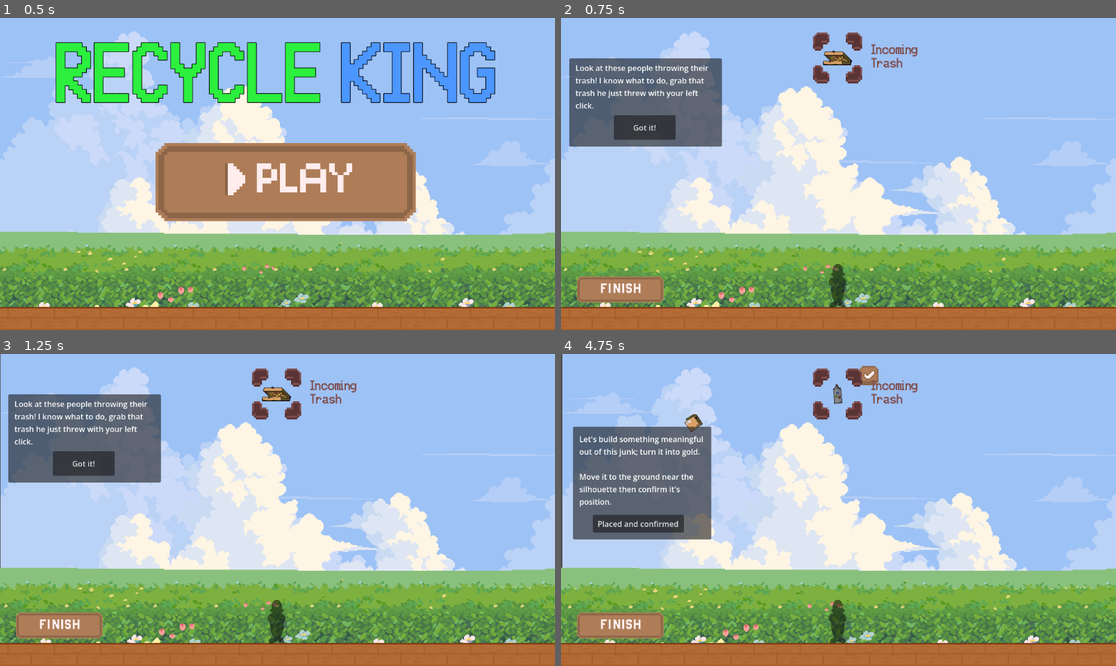
Above: before the commit, frames 1-4 (two rows, left to right).
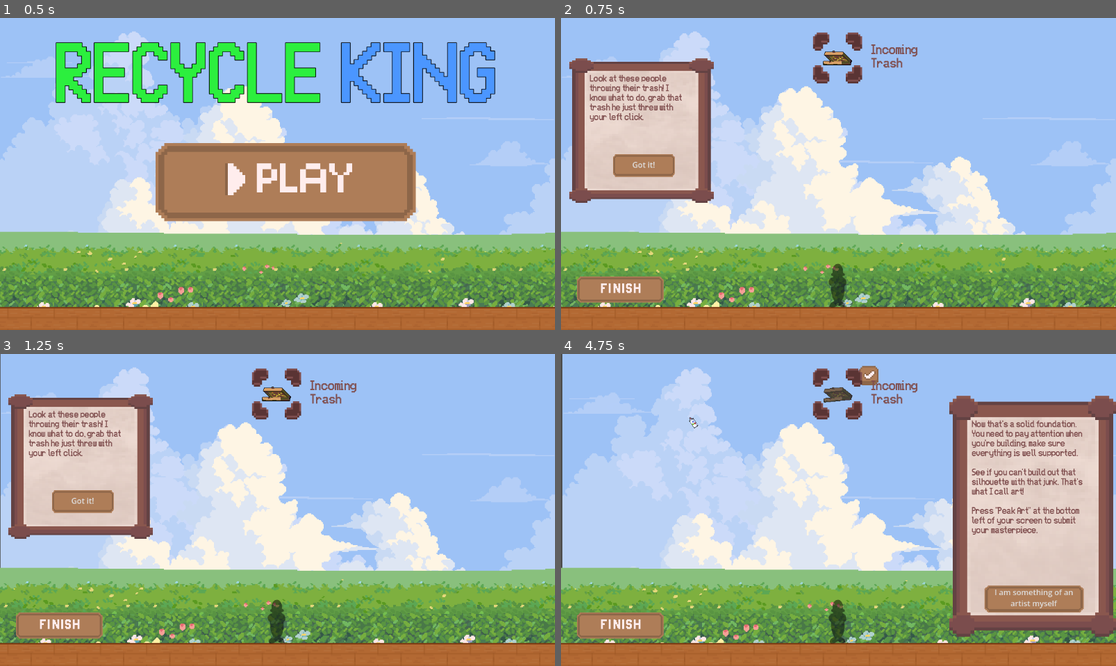
Above: after the commit, the same moments.

Repository: funkymonkeysgames/lame-jam-59
Game: Godot game, scene res://Scenes/main.tscn
The game is run twice, just before and just after one commit, with the same random seed, the same clock (stepped at 60 frames per second) and the same inputs.
Inputs (mouse positions are in pixels of both pictures, inside the frame that each line leads up to):
- Up to frame 1 (0.5 s): no input
- Up to frame 2 (0.75 s): click (844, 183) at 0.5 s
- Up to frame 3 (1.25 s): no input
- Up to frame 4 (4.75 s): click (627, 634) at 1.25 s; click "Replay" at 2 s; click "Got it!" at 2.75 s; click (838, 394) at 3.5 s; click (866, 375) at 4.25 s

Frame 1 is identical in both runs. In frame 2, 12% of the frame differs, in the area x 1-30%, y 12-60%; in frame 3, 12%; in frame 4, 31%, in the area x 2-100%, y 9-91%.
Error before the commit: Invalid access to property or key 'neighbour_area2d' on a base object of type 'previously freed'. (res://Scripts/neighbour_manager.gd:21)

Commit message:
gave all the tutorials and buttons assets

Diff:
--- a/Scenes/Silhouettes/silhouette_manager.tscn
+++ b/Scenes/Silhouettes/silhouette_manager.tscn
@@ -9,6 +9,47 @@
 [ext_resource type="Texture2D" uid="uid://b12salwy8pjxr" path="res://Assets/Silhouettes/house_silhouette.png" id="5_gl57l"]
 [ext_resource type="Texture2D" uid="uid://dahx266hya6bt" path="res://Assets/Silhouettes/beer_silhouette.png" id="6_os4f3"]
 [ext_resource type="Texture2D" uid="uid://cj6te712tgfdw" path="res://Assets/Silhouettes/window_silhouette.png" id="7_xsx78"]
+[ext_resource type="FontFile" uid="uid://djne8hhwxuugs" path="res://Assets/Fonts/easvhs.ttf" id="10_gl57l"]
+[ext_resource type="Texture2D" uid="uid://bjtulqs5l3hv0" path="res://Assets/UI/panel.png" id="11_os4f3"]
+[ext_resource type="Texture2D" uid="uid://c6juk127tfs54" path="res://Assets/UI/blank_button.png" id="11_xsx78"]
+
+[sub_resource type="StyleBoxFlat" id="StyleBoxFlat_xsx78"]
+bg_color = Color(0.41960785, 0.6156863, 0.83137256, 0)
+
+[sub_resource type="LabelSettings" id="LabelSettings_cwr3e"]
+font = ExtResource("10_gl57l")
+font_size = 24
+font_color = Color(0.5019608, 0.30980393, 0.30980393, 1)
+
+[sub_resource type="StyleBoxFlat" id="StyleBoxFlat_os4f3"]
+bg_color = Color(0.6, 0.6, 0.6, 0)
+
+[sub_resource type="StyleBoxFlat" id="StyleBoxFlat_cwr3e"]
+bg_color = Color(0.6, 0.6, 0.6, 0)
+
+[sub_resource type="StyleBoxFlat" id="StyleBoxFlat_3smjs"]
+bg_color = Color(0.6, 0.6, 0.6, 0)
+
+[sub_resource type="StyleBoxFlat" id="StyleBoxFlat_t5x7x"]
+bg_color = Color(0.6, 0.6, 0.6, 0)
+
+[sub_resource type="StyleBoxFlat" id="StyleBoxFlat_pxtxo"]
+bg_color = Color(0.6, 0.6, 0.6, 0)
+
+[sub_resource type="StyleBoxFlat" id="StyleBoxFlat_uue17"]
+bg_color = Color(0.6, 0.6, 0.6, 0)
+
+[sub_resource type="StyleBoxFlat" id="StyleBoxFlat_rcmxv"]
+bg_color = Color(0.6, 0.6, 0.6, 0)
+
+[sub_resource type="StyleBoxFlat" id="StyleBoxFlat_1jqmh"]
+bg_color = Color(0.6, 0.6, 0.6, 0)
+
+[sub_resource type="StyleBoxFlat" id="StyleBoxFlat_ya860"]
+bg_color = Color(0.6, 0.6, 0.6, 0)
+
+[sub_resource type="StyleBoxFlat" id="StyleBoxFlat_p8nxw"]
+bg_color = Color(0.6, 0.6, 0.6, 0)
 
 [node name="SilhouetteManager" type="Control" unique_id=459499342 node_paths=PackedStringArray("ray", "level_pass_panel", "levels")]
 layout_mode = 3
@@ -227,30 +268,81 @@
 offset_top = 36.0
 offset_right = 375.0
 offset_bottom = 370.0
+theme_override_styles/panel = SubResource("StyleBoxFlat_xsx78")
 
 [node name="Label" type="Label" parent="Panel" unique_id=309646770]
 layout_mode = 0
-offset_left = 20.0
-offset_top = 103.0
-offset_right = 322.0
-offset_bottom = 126.0
-text = "Nice job! How to you want to continue?"
+offset_left = 46.0
+offset_top = 54.0
+offset_right = 296.0
+offset_bottom = 135.0
+text = "Nice job!
+How do you want
+to continue?"
+label_settings = SubResource("LabelSettings_cwr3e")
+autowrap_mode = 3
 
 [node name="Replay" type="Button" parent="Panel" unique_id=366359040]
-layout_mode = 0
-offset_left = 35.0
+z_index = 1
+layout_mode = 0
+offset_left = 46.0
 offset_top = 206.0
-offset_right = 151.0
+offset_right = 162.0
 offset_bottom = 265.0
+theme_override_styles/normal = SubResource("StyleBoxFlat_os4f3")
+theme_override_styles/pressed = SubResource("StyleBoxFlat_cwr3e")
+theme_override_styles/hover = SubResource("StyleBoxFlat_3smjs")
+theme_override_styles/disabled = SubResource("StyleBoxFlat_t5x7x")
+theme_override_styles/focus = SubResource("StyleBoxFlat_pxtxo")
 text = "Replay"
 
+[node name="TextureRect" type="TextureRect" parent="Panel/Replay" unique_id=1185921300]
+z_index = -1
+texture_filter = 1
+layout_mode = 1
+anchors_preset = 15
+anchor_right = 1.0
+anchor_bottom = 1.0
+grow_horizontal = 2
+grow_vertical = 2
+texture = ExtResource("11_xsx78")
+
 [node name="Next level" type="Button" parent="Panel" unique_id=212482778]
-layout_mode = 0
-offset_left = 194.0
+z_index = 1
+layout_mode = 0
+offset_left = 185.0
 offset_top = 206.0
-offset_right = 310.0
+offset_right = 301.0
 offset_bottom = 265.0
+theme_override_styles/normal = SubResource("StyleBoxFlat_uue17")
+theme_override_styles/pressed = SubResource("StyleBoxFlat_rcmxv")
+theme_override_styles/hover = SubResource("StyleBoxFlat_1jqmh")
+theme_override_styles/disabled = SubResource("StyleBoxFlat_ya860")
+theme_override_styles/focus = SubResource("StyleBoxFlat_p8nxw")
 text = "Next Level"
+
+[node name="TextureRect" type="TextureRect" parent="Panel/Next level" unique_id=1349189149]
+z_index = -1
+texture_filter = 1
+layout_mode = 1
+anchors_preset = 15
+anchor_right = 1.0
+anchor_bottom = 1.0
+grow_horizontal = 2
+grow_vertical = 2
+texture = ExtResource("11_xsx78")
+
+[node name="TextureRect" type="TextureRect" parent="Panel" unique_id=77522525]
+z_index = -1
+texture_filter = 1
+layout_mode = 0
+offset_left = -1.0
+offset_right = 346.0
+offset_bottom = 420.0
+focus_behavior_recursive = 1
+mouse_filter = 2
+mouse_behavior_recursive = 2
+texture = ExtResource("11_os4f3")
 
 [connection signal="button_down" from="Panel/Replay" to="." method="_on_replay_button_down"]
 [connection signal="button_down" from="Panel/Next level" to="." method="_on_next_level_button_down"]
--- a/Scenes/main.tscn
+++ b/Scenes/main.tscn
@@ -29,6 +29,7 @@
 [ext_resource type="AudioStream" uid="uid://b7tfn84cvu1ex" path="res://Assets/sfx/contact.wav" id="22_u50mg"]
 [ext_resource type="AudioStream" uid="uid://dx1ol6uci5e2y" path="res://Assets/sfx/click.wav" id="23_gt3je"]
 [ext_resource type="Texture2D" uid="uid://cd4s4py3b1hv7" path="res://Assets/UI/finish_button.png" id="24_hpc6h"]
+[ext_resource type="Texture2D" uid="uid://c6juk127tfs54" path="res://Assets/UI/blank_button.png" id="24_kltya"]
 [ext_resource type="Texture2D" uid="uid://cvpgkqmf4tj8x" path="res://Assets/UI/finish_button_pressed.png" id="25_kltya"]
 [ext_resource type="AudioStream" uid="uid://dpm03a74rjqpt" path="res://Assets/sfx/whoosh.wav" id="25_u50mg"]
 
@@ -270,6 +271,94 @@
 font_size = 24
 font_color = Color(0.5019608, 0.30980393, 0.30980393, 1)
 
+[sub_resource type="StyleBoxFlat" id="StyleBoxFlat_e08e2"]
+bg_color = Color(0.6, 0.6, 0.6, 0)
+
+[sub_resource type="LabelSettings" id="LabelSettings_neg2b"]
+font = ExtResource("16_k12tt")
+font_color = Color(0.5019608, 0.30980393, 0.30980393, 1)
+
+[sub_resource type="StyleBoxFlat" id="StyleBoxFlat_kltya"]
+bg_color = Color(0.6, 0.6, 0.6, 0)
+
+[sub_resource type="StyleBoxFlat" id="StyleBoxFlat_neg2b"]
+bg_color = Color(0.6, 0.6, 0.6, 0)
+
+[sub_resource type="StyleBoxFlat" id="StyleBoxFlat_r33sp"]
+bg_color = Color(0.6, 0.6, 0.6, 0)
+
+[sub_resource type="StyleBoxFlat" id="StyleBoxFlat_hdf80"]
+bg_color = Color(0.6, 0.6, 0.6, 0)
+
+[sub_resource type="StyleBoxFlat" id="StyleBoxFlat_jwpg7"]
+bg_color = Color(0.6, 0.6, 0.6, 0)
+
+[sub_resource type="StyleBoxFlat" id="StyleBoxFlat_k2e45"]
+bg_color = Color(0.6, 0.6, 0.6, 0)
+
+[sub_resource type="LabelSettings" id="LabelSettings_536cc"]
+font = ExtResource("16_k12tt")
+font_color = Color(0.5019608, 0.30980393, 0.30980393, 1)
+
+[sub_resource type="StyleBoxFlat" id="StyleBoxFlat_aqgau"]
+bg_color = Color(0.6, 0.6, 0.6, 0)
+
+[sub_resource type="StyleBoxFlat" id="StyleBoxFlat_8cuat"]
+bg_color = Color(0.6, 0.6, 0.6, 0)
+
+[sub_resource type="StyleBoxFlat" id="StyleBoxFlat_o1aky"]
+bg_color = Color(0.6, 0.6, 0.6, 0)
+
+[sub_resource type="StyleBoxFlat" id="StyleBoxFlat_kwxat"]
+bg_color = Color(0.6, 0.6, 0.6, 0)
+
+[sub_resource type="StyleBoxFlat" id="StyleBoxFlat_aa8k8"]
+bg_color = Color(0.6, 0.6, 0.6, 0)
+
+[sub_resource type="StyleBoxFlat" id="StyleBoxFlat_536cc"]
+bg_color = Color(0.6, 0.6, 0.6, 0)
+
+[sub_resource type="LabelSettings" id="LabelSettings_aqgau"]
+font = ExtResource("16_k12tt")
+font_color = Color(0.5019608, 0.30980393, 0.30980393, 1)
+
+[sub_resource type="StyleBoxFlat" id="StyleBoxFlat_kqrg6"]
+bg_color = Color(0.6, 0.6, 0.6, 0)
+
+[sub_resource type="StyleBoxFlat" id="StyleBoxFlat_nwwfm"]
+bg_color = Color(0.6, 0.6, 0.6, 0)
+
+[sub_resource type="StyleBoxFlat" id="StyleBoxFlat_s8vy0"]
+bg_color = Color(0.6, 0.6, 0.6, 0)
+
+[sub_resource type="StyleBoxFlat" id="StyleBoxFlat_jut3y"]
+bg_color = Color(0.6, 0.6, 0.6, 0)
+
+[sub_resource type="StyleBoxFlat" id="StyleBoxFlat_v2nl5"]
+bg_color = Color(0.6, 0.6, 0.6, 0)
+
+[sub_resource type="StyleBoxFlat" id="StyleBoxFlat_dmskm"]
+bg_color = Color(0.6, 0.6, 0.6, 0)
+
+[sub_resource type="LabelSettings" id="LabelSettings_kltya"]
+font = ExtResource("16_k12tt")
+font_color = Color(0.5019608, 0.30980393, 0.30980393, 1)
+
+[sub_resource type="StyleBoxFlat" id="StyleBoxFlat_xdkp6"]
+bg_color = Color(0.6, 0.6, 0.6, 0)
+
+[sub_resource type="StyleBoxFlat" id="StyleBoxFlat_54nrm"]
+bg_color = Color(0.6, 0.6, 0.6, 0)
+
+[sub_resource type="StyleBoxFlat" id="StyleBoxFlat_55jeb"]
+bg_color = Color(0.6, 0.6, 0.6, 0)
+
+[sub_resource type="StyleBoxFlat" id="StyleBoxFlat_gsvbx"]
+bg_color = Color(0.6, 0.6, 0.6, 0)
+
+[sub_resource type="StyleBoxFlat" id="StyleBoxFlat_bv80c"]
+bg_color = Color(0.6, 0.6, 0.6, 0)
+
 [node name="Main" type="Node" unique_id=1760907832 node_paths=PackedStringArray("title_screen", "floor", "background", "music_player", "ui2", "silhouettemanager", "tetris_spawner", "objects_list", "button", "sfx", "tutorial_ui")]
 script = ExtResource("1_cbgmd")
 title_screen = NodePath("title_screen")
@@ -479,7 +568,6 @@
 objects_list = NodePath("../ObjectsList")
 
 [node name="ObjectsList" type="Node2D" parent="." unique_id=153524465 node_paths=PackedStringArray("audio_streams")]
-visible = false
 script = ExtResource("18_ee4r6")
 audio_streams = NodePath("../SFX")
 
@@ -499,24 +587,53 @@
 offset_right = 334.0
 offset_bottom = 267.0
 mouse_filter = 1
+theme_override_styles/panel = SubResource("StyleBoxFlat_e08e2")
 script = ExtResource("4_1w6v2")
 
 [node name="Label" type="Label" parent="Tutorial UI/Tutorial1" unique_id=581813512]
 layout_mode = 0
-offset_left = 13.0
-offset_top = 8.0
-offset_right = 302.0
-offset_bottom = 109.0
+offset_left = 43.0
+offset_top = 34.0
+offset_right = 243.0
+offset_bottom = 234.0
 text = "Look at these people throwing their trash! I know what to do, grab that trash he just threw with your left click."
-autowrap_mode = 2
+label_settings = SubResource("LabelSettings_neg2b")
+autowrap_mode = 3
 
 [node name="Button" type="Button" parent="Tutorial UI/Tutorial1" unique_id=1417611089]
-layout_mode = 0
-offset_left = 93.0
-offset_top = 118.0
-offset_right = 221.0
-offset_bottom = 169.0
+z_index = 1
+layout_mode = 0
+offset_left = 91.0
+offset_top = 195.0
+offset_right = 219.0
+offset_bottom = 246.0
+theme_override_styles/normal = SubResource("StyleBoxFlat_kltya")
+theme_override_styles/pressed = SubResource("StyleBoxFlat_neg2b")
+theme_override_styles/hover = SubResource("StyleBoxFlat_r33sp")
+theme_override_styles/disabled = SubResource("StyleBoxFlat_hdf80")
+theme_override_styles/focus = SubResource("StyleBoxFlat_jwpg7")
 text = "Got it!"
+
+[node name="TextureRect" type="TextureRect" parent="Tutorial UI/Tutorial1/Button" unique_id=2068550735]
+z_index = -1
+texture_filter = 1
+layout_mode = 1
+anchors_preset = 15
+anchor_right = 1.0
+anchor_bottom = 1.0
+grow_horizontal = 2
+grow_vertical = 2
+texture = ExtResource("24_kltya")
+
+[node name="TextureRect" type="TextureRect" parent="Tutorial UI/Tutorial1" unique_id=972774332]
+z_index = -1
+texture_filter = 1
+layout_mode = 0
+offset_right = 300.0
+offset_bottom = 300.0
+focus_behavior_recursive = 1
+mouse_filter = 2
+texture = ExtResource("14_jkdf5")
 
 [node name="Tutorial2" type="Panel" parent="Tutorial UI" unique_id=278454176]
 visible = false
@@ -525,86 +642,177 @@
 offset_top = 151.0
 offset_right = 312.0
 offset_bottom = 385.0
+theme_override_styles/panel = SubResource("StyleBoxFlat_k2e45")
 script = ExtResource("4_1w6v2")
 
 [node name="Label" type="Label" parent="Tutorial UI/Tutorial2" unique_id=981174207]
 layout_mode = 0
-offset_left = 13.0
-offset_top = 14.0
-offset_right = 281.0
-offset_bottom = 141.0
+offset_left = 47.0
+offset_top = 35.0
+offset_right = 297.0
+offset_bottom = 173.0
 text = "Let's build something meaningful out of this junk; turn it into gold.
 
 Move it to the ground near the silhouette then confirm it's position."
-autowrap_mode = 2
+label_settings = SubResource("LabelSettings_536cc")
+autowrap_mode = 3
 
 [node name="Button" type="Button" parent="Tutorial UI/Tutorial2" unique_id=2079852270]
+z_index = 1
 layout_mode = 0
 offset_left = 41.0
 offset_top = 183.0
 offset_right = 230.0
 offset_bottom = 220.0
+theme_override_styles/normal = SubResource("StyleBoxFlat_aqgau")
+theme_override_styles/pressed = SubResource("StyleBoxFlat_8cuat")
+theme_override_styles/hover = SubResource("StyleBoxFlat_o1aky")
+theme_override_styles/disabled = SubResource("StyleBoxFlat_kwxat")
+theme_override_styles/focus = SubResource("StyleBoxFlat_aa8k8")
 text = "Placed and confirmed"
 
+[node name="TextureRect" type="TextureRect" parent="Tutorial UI/Tutorial2/Button" unique_id=637312747]
+z_index = -1
+texture_filter = 1
+layout_mode = 1
+anchors_preset = 15
+anchor_right = 1.0
+anchor_bottom = 1.0
+grow_horizontal = 2
+grow_vertical = 2
+texture = ExtResource("24_kltya")
+
+[node name="TextureRect" type="TextureRect" parent="Tutorial UI/Tutorial2" unique_id=2087599444]
+z_index = -1
+texture_filter = 1
+layout_mode = 0
+offset_right = 347.0
+offset_bottom = 300.0
+focus_behavior_recursive = 1
+mouse_filter = 2
+texture = ExtResource("14_jkdf5")
+
 [node name="Tutorial3" type="Panel" parent="Tutorial UI" unique_id=2081726444]
 visible = false
 layout_mode = 0
-offset_left = 868.0
-offset_top = 89.0
-offset_right = 1142.0
-offset_bottom = 580.0
+offset_left = 806.0
+offset_top = 87.0
+offset_right = 1080.0
+offset_bottom = 578.0
+theme_override_styles/panel = SubResource("StyleBoxFlat_536cc")
 script = ExtResource("4_1w6v2")
 
 [node name="Label" type="Label" parent="Tutorial UI/Tutorial3" unique_id=1449204032]
 layout_mode = 0
-offset_left = 25.0
-offset_top = 13.0
-offset_right = 258.0
-offset_bottom = 166.0
+offset_left = 47.0
+offset_top = 51.0
+offset_right = 297.0
+offset_bottom = 441.0
 text = "Now that's a solid foundation. You need to pay attention when you're building, make sure everything is well supported.
 
 See if you can't build out that silhouette with that junk. That's what I call art!
 
 Press \"Peak Art\" at the bottom left of your screen to submit your masterpiece."
-autowrap_mode = 2
+label_settings = SubResource("LabelSettings_aqgau")
+autowrap_mode = 3
 
 [node name="Button" type="Button" parent="Tutorial UI/Tutorial3" unique_id=178997663]
-layout_mode = 0
-offset_left = 30.0
-offset_top = 385.0
-offset_right = 236.0
-offset_bottom = 446.0
+z_index = 1
+layout_mode = 0
+offset_left = 73.0
+offset_top = 389.0
+offset_right = 279.0
+offset_bottom = 450.0
+theme_override_styles/normal = SubResource("StyleBoxFlat_kqrg6")
+theme_override_styles/pressed = SubResource("StyleBoxFlat_nwwfm")
+theme_override_styles/hover = SubResource("StyleBoxFlat_s8vy0")
+theme_override_styles/disabled = SubResource("StyleBoxFlat_jut3y")
+theme_override_styles/focus = SubResource("StyleBoxFlat_v2nl5")
 text = "I am something of an artist myself"
 autowrap_mode = 2
 
+[node name="TextureRect" type="TextureRect" parent="Tutorial UI/Tutorial3/Button" unique_id=1149306]
+z_index = -1
+texture_filter = 1
+layout_mode = 1
+anchors_preset = 15
+anchor_right = 1.0
+anchor_bottom = 1.0
+grow_horizontal = 2
+grow_vertical = 2
+texture = ExtResource("24_kltya")
+
+[node name="TextureRect" type="TextureRect" parent="Tutorial UI/Tutorial3" unique_id=1779661727]
+z_index = -1
+texture_filter = 1
+layout_mode = 0
+offset_right = 347.0
+offset_bottom = 500.0
+focus_behavior_recursive = 1
+mouse_filter = 2
+texture = ExtResource("14_jkdf5")
+
 [node name="Tutorial4" type="Panel" parent="Tutorial UI" unique_id=1583104643]
 visible = false
 layout_mode = 0
 offset_left = 28.0
-offset_top = 190.0
+offset_top = 117.0
 offset_right = 295.0
-offset_bottom = 519.0
+offset_bottom = 446.0
+theme_override_styles/panel = SubResource("StyleBoxFlat_dmskm")
 script = ExtResource("4_1w6v2")
 
 [node name="Label" type="Label" parent="Tutorial UI/Tutorial4" unique_id=1533526202]
 layout_mode = 0
-offset_left = 13.0
-offset_top = 13.0
-offset_right = 250.0
-offset_bottom = 140.0
+offset_left = 14.0
+offset_top = 24.0
+offset_right = 251.0
+offset_bottom = 333.0
 text = "Not bad for a newbie. Here are some pointers:
 - With Q/E you can rotate your junk to better fit your magnum opus
 
+- with SPACEBAR you can toggle noclip to reach areas that are blocked
+
 Try to get a better score with the next one!"
+label_settings = SubResource("LabelSettings_kltya")
 autowrap_mode = 2
 
 [node name="Button" type="Button" parent="Tutorial UI/Tutorial4" unique_id=1672612231]
-layout_mode = 0
-offset_left = 43.0
-offset_top = 236.0
-offset_right = 194.0
-offset_bottom = 286.0
+z_index = 1
+layout_mode = 0
+offset_left = 62.0
+offset_top = 278.0
+offset_right = 213.0
+offset_bottom = 328.0
+theme_override_styles/normal = SubResource("StyleBoxFlat_xdkp6")
+theme_override_styles/pressed = SubResource("StyleBoxFlat_54nrm")
+theme_override_styles/hover = SubResource("StyleBoxFlat_55jeb")
+theme_override_styles/disabled = SubResource("StyleBoxFlat_gsvbx")
+theme_override_styles/focus = SubResource("StyleBoxFlat_bv80c")
 text = "It's rotating time"
+
+[node name="TextureRect" type="TextureRect" parent="Tutorial UI/Tutorial4/Button" unique_id=1153743929]
+z_index = -1
+texture_filter = 1
+layout_mode = 1
+anchors_preset = 15
+anchor_right = 1.0
+anchor_bottom = 1.0
+grow_horizontal = 2
+grow_vertical = 2
+texture = ExtResource("24_kltya")
+
+[node name="TextureRect" type="TextureRect" parent="Tutorial UI/Tutorial4" unique_id=455217216]
+z_index = -1
+texture_filter = 1
+layout_mode = 0
+offset_left = -34.0
+offset_top = -19.0
+offset_right = 313.0
+offset_bottom = 381.0
+focus_behavior_recursive = 1
+mouse_filter = 2
+texture = ExtResource("14_jkdf5")
 
 [node name="Button" type="TextureButton" parent="." unique_id=940598135]
 visible = false
--- a/Scripts/objects_list.gd
+++ b/Scripts/objects_list.gd
@@ -35,5 +35,7 @@
 
 func _on_silhouette_manager_level_resetted() -> void:
 	for n in get_children():
+		if n.global_position == Vector2(2000, 2000):
+			continue
 		remove_child(n)
 		n.queue_free()
--- a/Scripts/silhouette_manager.gd
+++ b/Scripts/silhouette_manager.gd
@@ -67,7 +67,7 @@
 			outlier += 1
 
 	var final_score: int = int(float(score)/float(max_score-outlier) * 100)
-	level_pass_panel.get_node("Label").text = "You got " + str(final_score) + "%\nNice job! How to you want to continue?"
+	level_pass_panel.get_node("Label").text = "You got " + str(final_score) + "%\nNice job! How do you want to continue?"
 
 	finish_level()
 
@@ -81,7 +81,6 @@
 	levels[current_level_idx].visible = true
 
 func _on_finish_button_button_up() -> void:
-	print("yo")
 	check_score()
 
 func _on_replay_button_down() -> void:
Binary file added: Assets/UI/blank_button.png
Not shown, added: Assets/UI/blank_button.png.import
